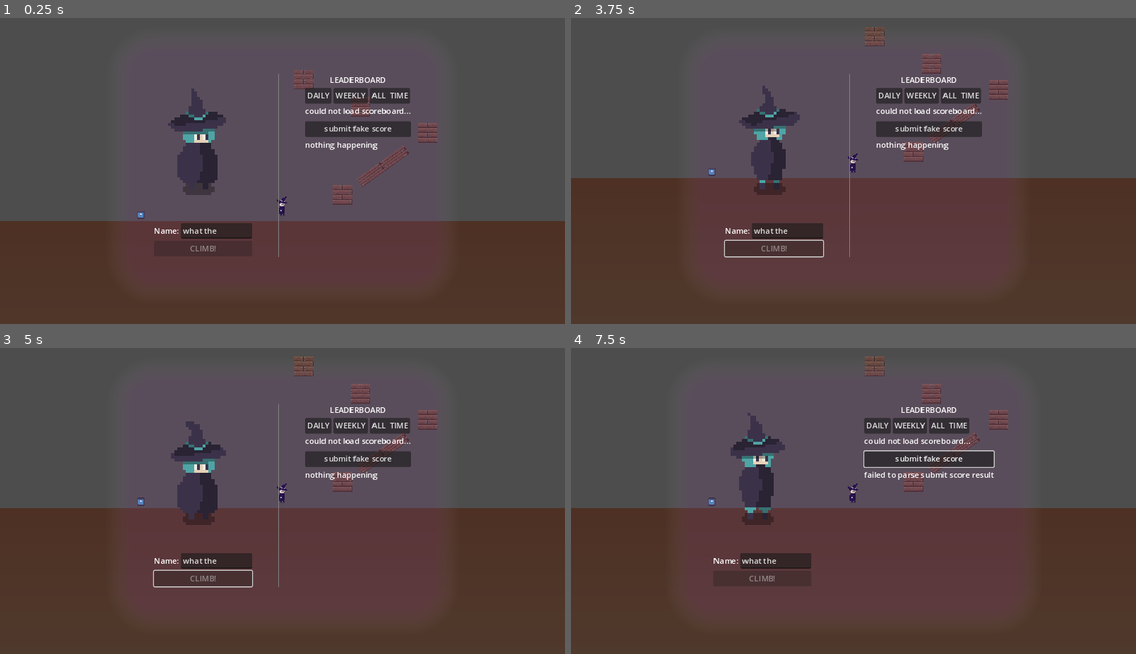
Above: before the commit, frames 1-4 (two rows, left to right).
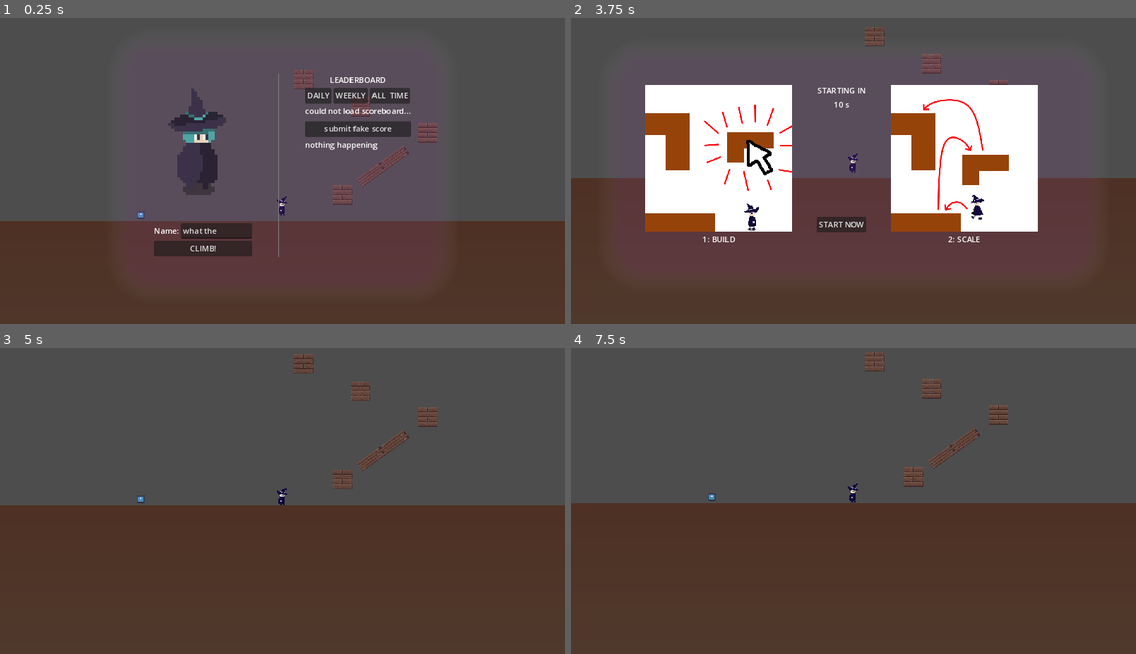
Above: after the commit, the same moments.

Repository: dicemaster5/Summon2Scale
Game: Godot game, scene res://scenes/main.tscn
Two runs of this game, one before a commit and one after it. Both use one fixed random seed, a clock stepped at 60 frames per second and the inputs below. The engine's default icon, where the game draws it, is replaced by a stand-in: a white triangle on a blue panel in a dark square.
Inputs (mouse positions are in pixels of both pictures, inside the frame that each line leads up to):
- Up to frame 1 (0.25 s): no input
- Up to frame 2 (3.75 s): drag from (915, 180) to (712, 201) at 0.52 s; drag from (955, 131) to (712, 177) at 1.27 s; click "DAILY" at 2 s; move the mouse to (1000, 91) at 2.77 s; hold A (move_left) 2.78-3.5 s; click (1000, 91) at 2.85 s; click (774, 247) at 3.5 s, where only the run after the commit has a clickable "CLIMB!"
- Up to frame 3 (5 s): click (271, 556) at 4.25 s, where only the run after the commit has a clickable "START NOW"
- Up to frame 4 (7.5 s): click (921, 424) at 5 s, where only the run before the commit has a clickable "WEEKLY"; click (960, 424) at 5.75 s, where only the run before the commit has a clickable "ALL TIME"; click (926, 458) at 6.5 s, where only the run before the commit has a clickable "submit fake score"; drag from (932, 393) to (684, 448) at 7.27 s

The runs differ from the first frame. In frame 1, less than 0.1% of the frame differs, in the area x 33-39%, y 74-77%; in frame 2, 27%, in the area x 13-83%, y 18-79%; in frame 3, 6.5%; in frame 4, 7.2%.

Commit message:
enable start button if input pre-filled

Diff:
--- a/systems/mainmenu.gd
+++ b/systems/mainmenu.gd
@@ -8,6 +8,8 @@
 func _ready() -> void:
 	button_play.pressed.connect(self._play)
 	textedit_username.text_changed.connect(self._name_updated)
+	if textedit_username.text != "":
+		button_play.disabled = false
 	pass # Replace with function body.
 
 # Called every frame. 'delta' is the elapsed time since the previous frame.
